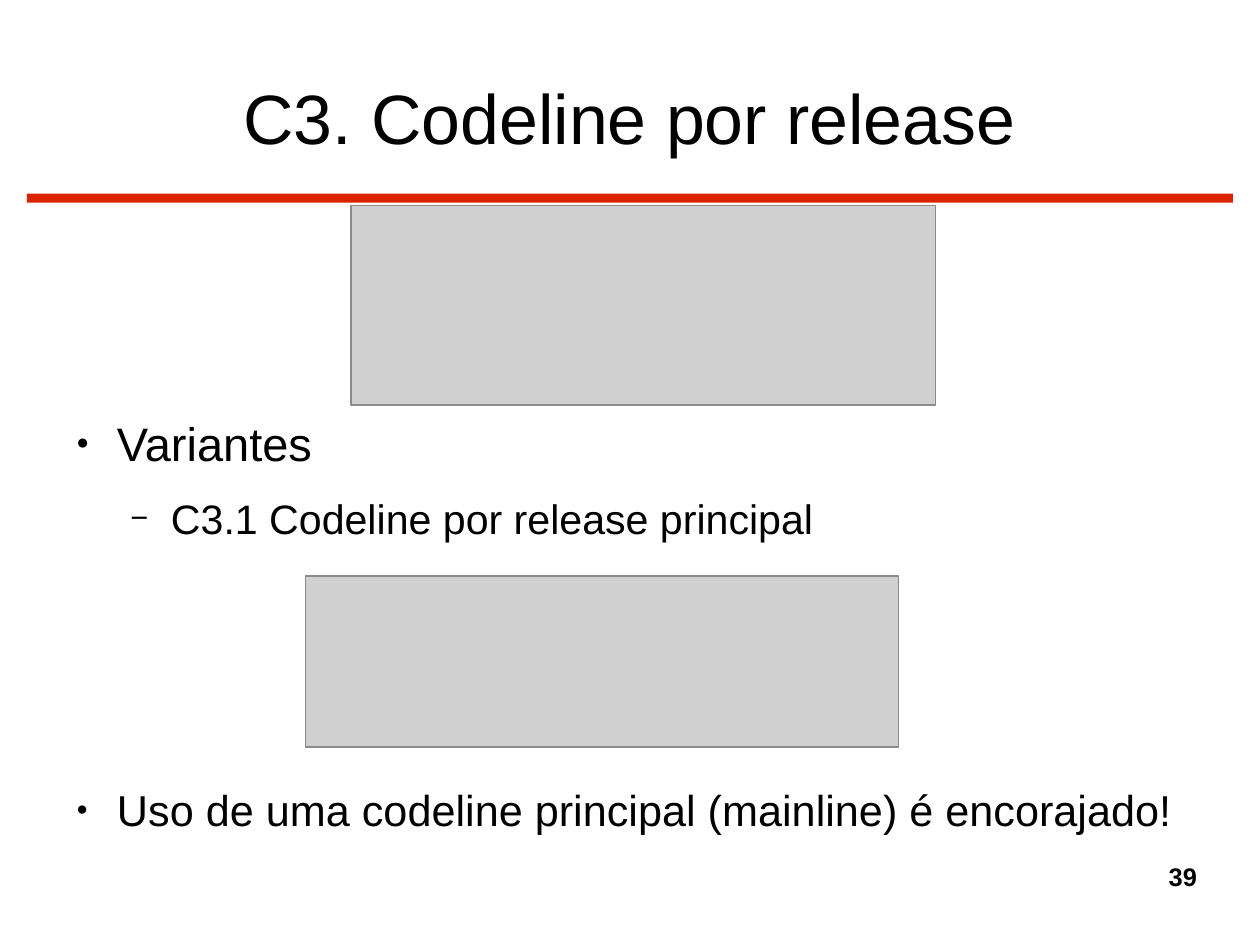
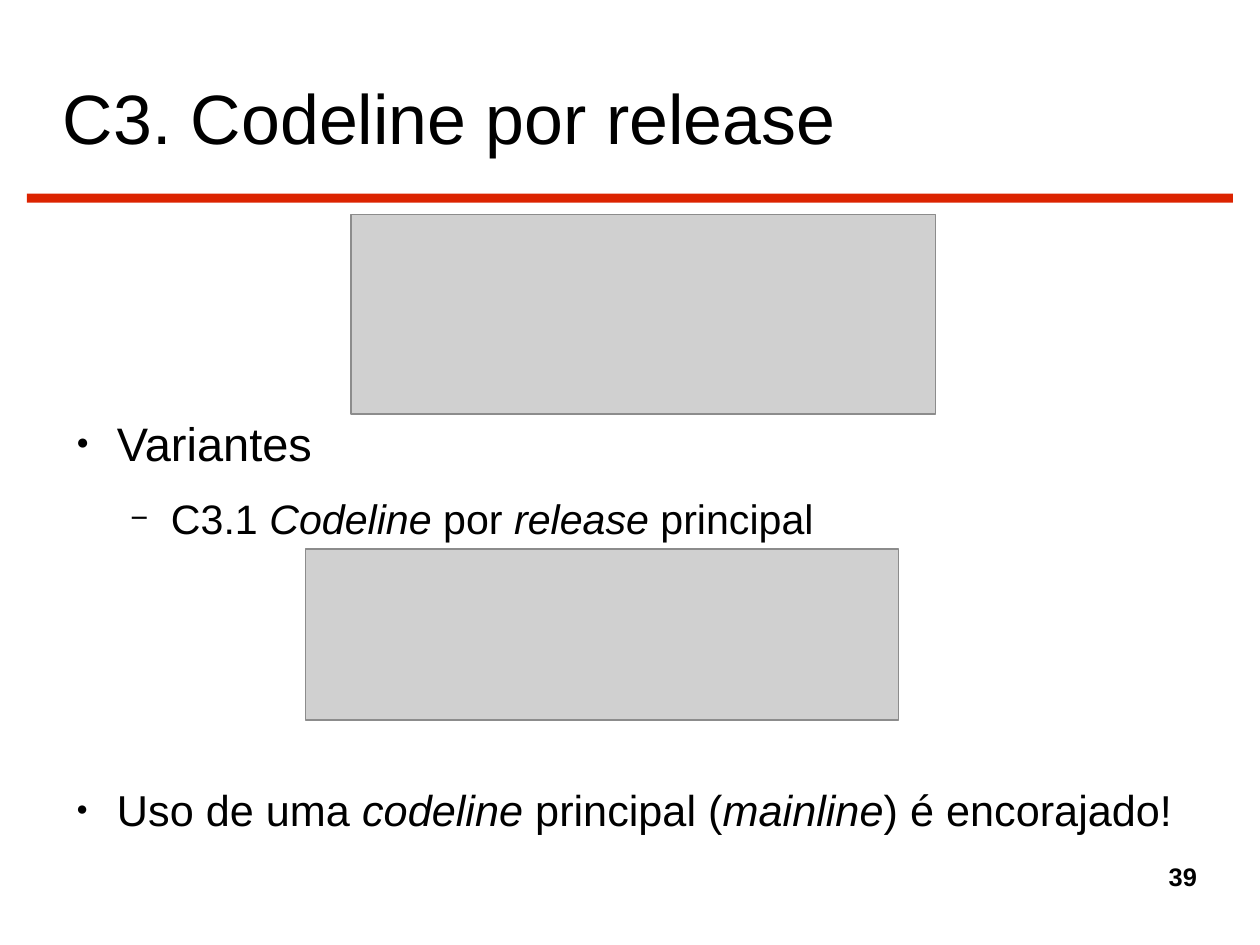
Before and after one commit to gtessa/gc20131_leitura_5, a slide deck: slide 39 of Completo.odp. Drawn at 1260x945 pixels with LibreOffice and Linux fonts; fonts in the diff are those of the drawing; grey boxes stand for pictures. Boxes give left, top, right and bottom in pixels: in the first picture for what was removed or moved away, otherwise in the second. Text is boxed around its words. In the diff, an @@ line names an element or a change of style, - is before the commit and + after.

```diff
--- a/Completo.odp
+++ b/Completo.odp
@@ title "C3. Codeline por release" at [63,93,835,157]: alignment centre to left @@
@@ picture: place and size @@
-picture at [351,206,936,405]
+picture at [351,215,936,414]
@@ text at [171,504,813,542]: italic on in "Codeline release" @@
@@ picture: place and size @@
-picture at [305,576,899,748]
+picture at [305,549,899,720]
@@ text "Uso de uma codeline principal ..." at [117,794,1172,834]: italic on in "codeline (mainline)" @@
```
Also in this commit, not shown: 72 other slides changed, 1 slide removed.
